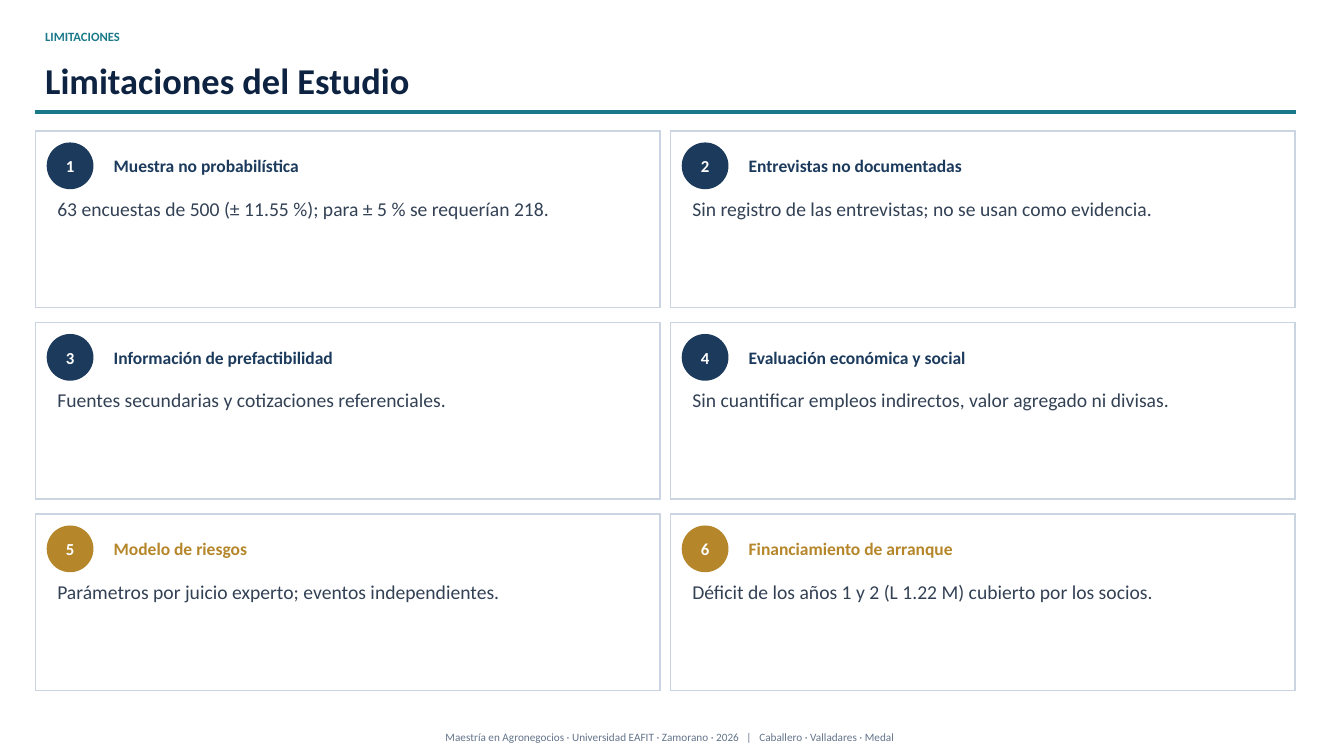
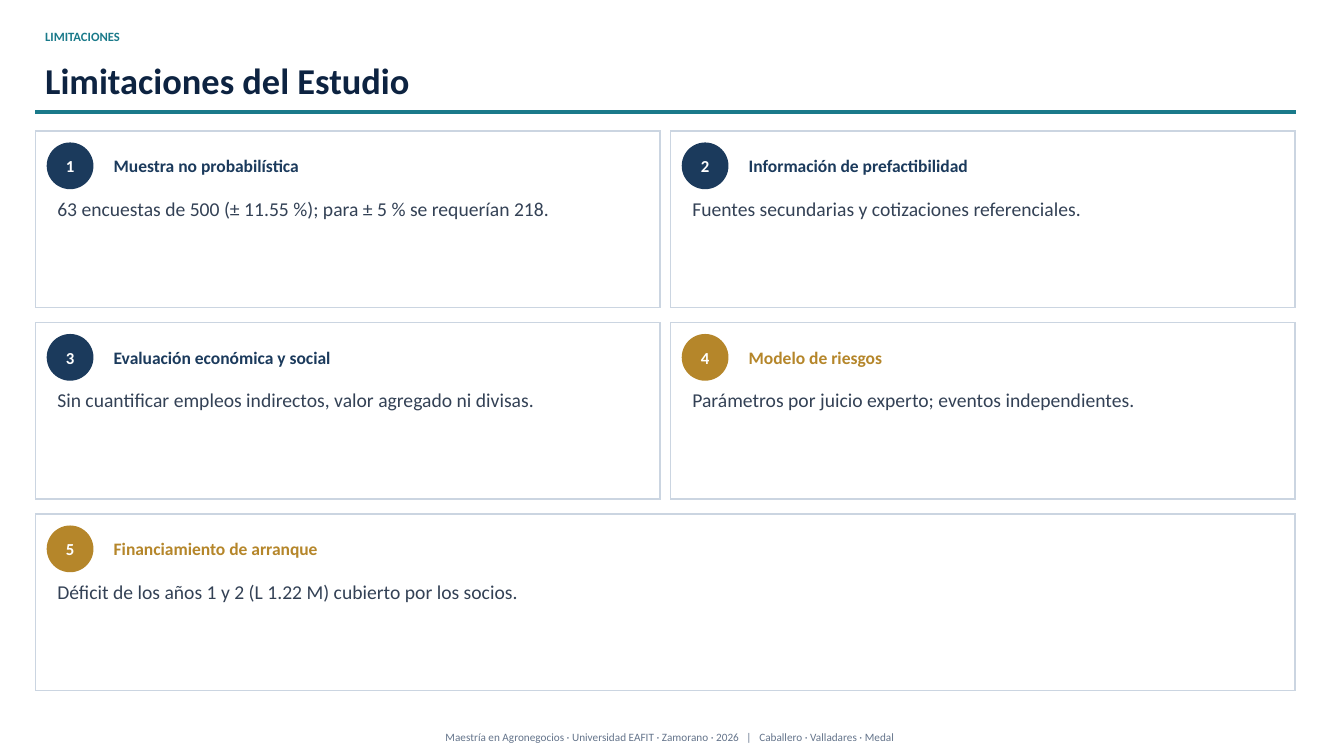
Before and after one commit to modelqdeluxe-ops/ss, a slide deck: slide 33 of Defensa_Tesis_Jaime_Fredy_Horacio_corregida.pptx. Drawn at 1344x756 pixels with LibreOffice and Linux fonts; fonts in the diff are those of the drawing. Boxes give left, top, right and bottom in pixels: in the first picture for what was removed or moved away, otherwise in the second. Text is boxed around its words. In the diff, an @@ line names an element or a change of style, - is before the commit and + after.

```diff
--- a/Defensa_Tesis_Jaime_Fredy_Horacio_corregida.pptx
+++ b/Defensa_Tesis_Jaime_Fredy_Horacio_corregida.pptx
@@ text at bbox=[749, 159, 968, 175]: text changed @@
-Entrevistas no documentadas
+Información de prefactibilidad
@@ text at bbox=[692, 202, 1081, 219]: text changed @@
-Sin registro de las entrevistas; no se usan como evidencia.
+Fuentes secundarias y cotizaciones referenciales.
@@ text at bbox=[114, 351, 331, 367]: text changed @@
-Información de prefactibilidad
+Evaluación económica y social
@@ ellipse at bbox=[683, 335, 728, 380]: fill #1B3A5C to #B5862A; outline #1B3A5C 1 pt to #B5862A 1 pt @@
@@ text at bbox=[749, 351, 882, 367]: text changed; text colour #1B3A5C to #B5862A @@
-Evaluación económica y social
+Modelo de riesgos
@@ text at bbox=[57, 393, 534, 411]: text changed @@
-Fuentes secundarias y cotizaciones referenciales.
+Sin cuantificar empleos indirectos, valor agregado ni divisas.
@@ text at bbox=[692, 393, 1135, 411]: text changed @@
-Sin cuantificar empleos indirectos, valor agregado ni divisas.
+Parámetros por juicio experto; eventos independientes.
@@ rectangle: place and size @@
-rectangle at bbox=[35, 514, 660, 691]
+rectangle at bbox=[35, 514, 1296, 691]
@@ text "Financiamiento de arranque": place and size @@
-text "Financiamiento de arranque" at bbox=[749, 542, 952, 558]
+text "Financiamiento de arranque" at bbox=[114, 542, 317, 558]
@@ rectangle removed at bbox=[670, 514, 1296, 691] @@
@@ ellipse removed at bbox=[683, 526, 728, 572] @@
@@ text removed at bbox=[114, 542, 247, 558] @@
-Modelo de riesgos
@@ text removed at bbox=[701, 543, 709, 555] @@
-6
@@ text "Déficit de los años 1 ...": place and size @@
-text "Déficit de los años 1 ..." at bbox=[692, 585, 1153, 602]
+text "Déficit de los años 1 ..." at bbox=[57, 585, 518, 602]
@@ text removed at bbox=[57, 585, 499, 603] @@
-Parámetros por juicio experto; eventos independientes.
```
Also in this commit, not shown: 9 other slides changed, 1 slide removed, 2 other files.
